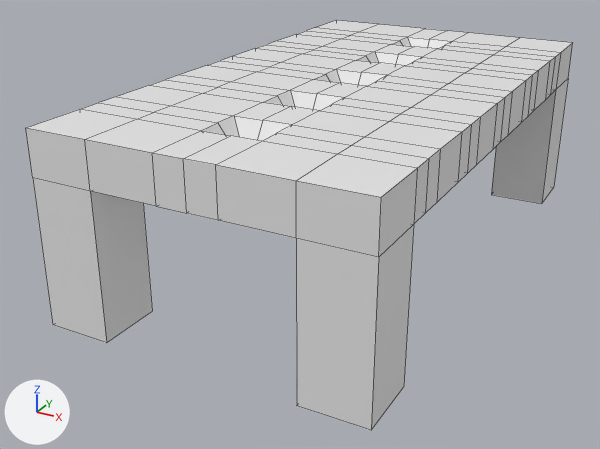
One commit to the FBX model Assets/_Models/ball_holder.fbx: the scene before it, then after it.
Before and after are seen from a 50 mm lens placed at (1.25, -2.64, 1.28), pointed at (-0.12, -0.17, 0.05). Arrows for +X, +Y and +Z are at lower left; the lights stay in place. Mesh edges are drawn as thin lines. Where no turn or scale is listed for an object, it has been applied to the vertices.
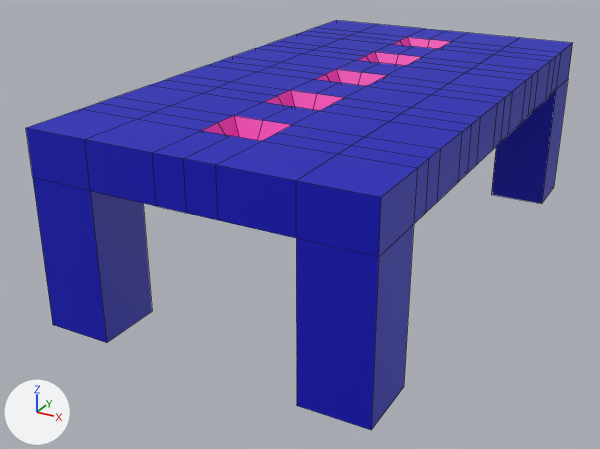
The newer file is also turned or shifted as a whole; pictures and numbers use the older file's frame.

What differs and where, as boxes (x1, y1, x2, y2) in the pictures (600 x 449 px):
part 1 of me_cylinder, recoloured (white to pink): (201, 37, 451, 141) in both
part 2 of me_cylinder, recoloured (white to blue): (26, 20, 573, 430) in both

Edits to the bpy script that builds the scene:
```text
Add mat_material_001:
    mat_material_001 = principled_material('Material.001')
    mat_material_001.base_color = (0.802, 0.029, 0.432)  # pink #e730b0
Add mat_material_002:
    mat_material_002 = principled_material('Material.002')
    mat_material_002.base_color = (0.0, 0.00105, 0.496)  # blue #0003bb
Change me_cylinder:
    where me_cylinder.from_pydata(...)  # 294 vertices, 292 faces; spans x -0.56..0.56, y -1.0..1.0, z 0.0..0.65
    used by ob_cylinder; location = (0.0, 0.0, -0.076)
    me_cylinder part 1: all 60 faces centred in x -0.08..0.08, y -0.76..0.76, z 0.58..0.62 switch from no material to mat_material_001 (pink #e72fb0)
    me_cylinder part 2: 232 of the faces centred in x -0.56..0.56, y -1.0..1.0, z 0.0..0.65 switch from no material to mat_material_002 (blue #0003bb)
```
